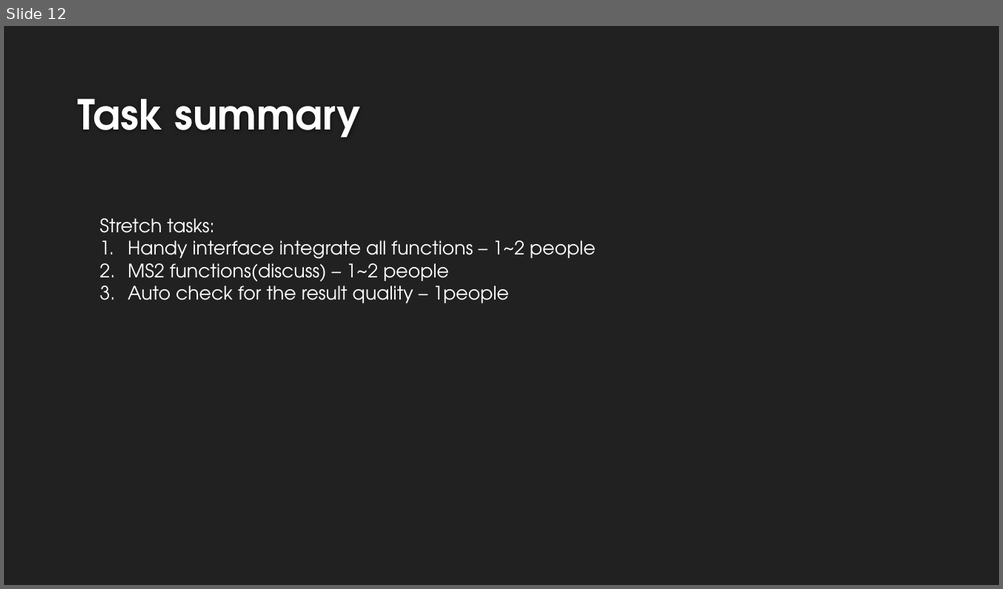
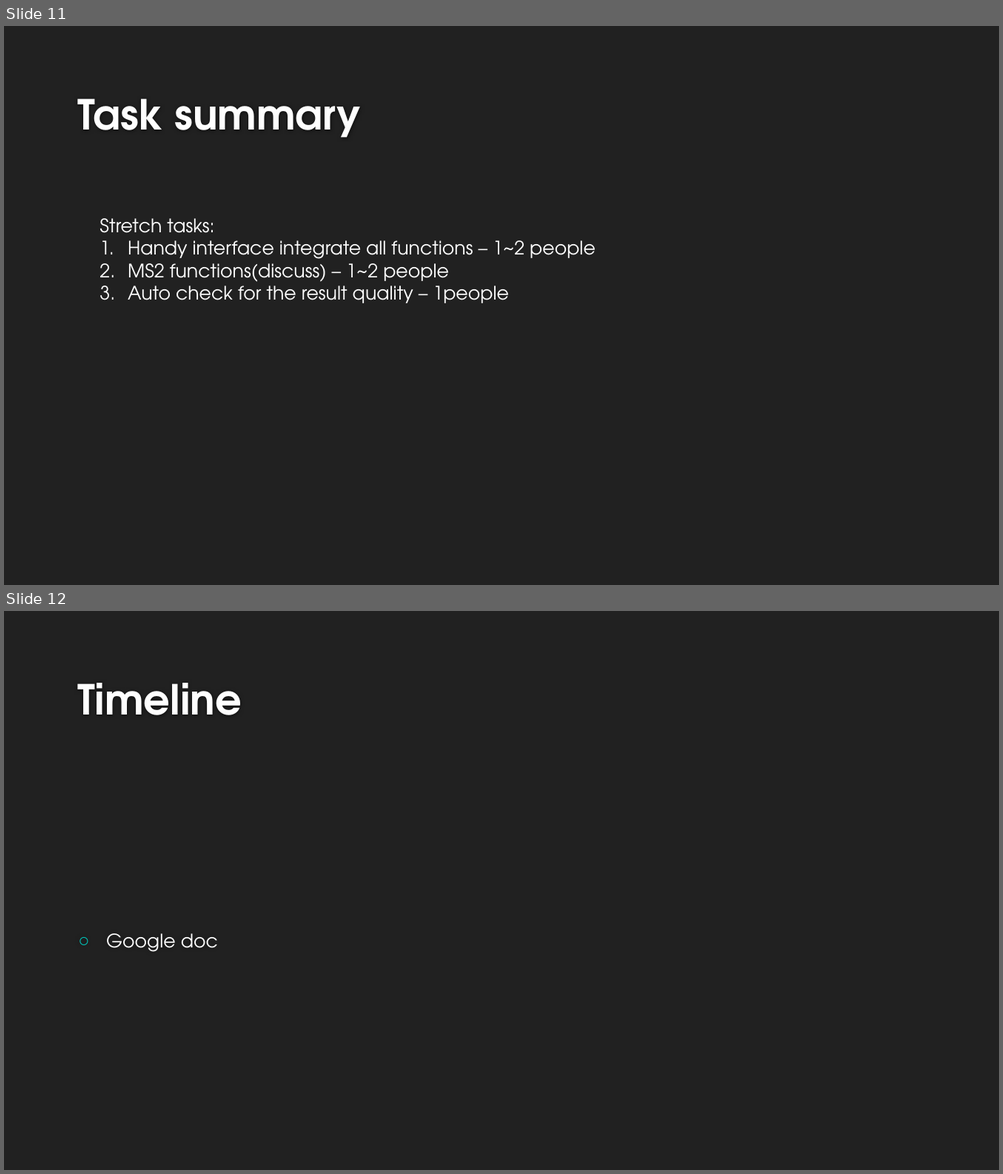
Before and after one commit to XiminHu/mass-suite, a slide deck: doc/20200327 Capstone HRMS.pptx. Shown one above the other, each under a label of ours: slide 12 before the commit, slides 11 and 12 after it. The pictures are 1003x589 and 1003x1174 pixels, drawn with LibreOffice and Linux fonts; fonts in the diff are those of the drawing; background and template pictures are left out. Boxes give left, top, right and bottom in pixels: in the first picture for what was removed or moved away, otherwise in the second. Text is boxed around its words. In the diff, an @@ line names an element or a change of style, - is before the commit and + after.

```diff
--- a/doc/20200327 Capstone HRMS.pptx
+++ b/doc/20200327 Capstone HRMS.pptx
@@ slide 12 added at (x1=4, y1=611, x2=999, y2=1170), background #212121 @@
@@ title added at (x1=77, y1=683, x2=242, y2=715), 40 pt, text #FEFEFE, bold @@
+Timeline
@@ text added at (x1=106, y1=934, x2=218, y2=952), 18 pt, text #FFFFFF @@
+○ Google doc
@@ what was slide 12 is now slide 11 @@
```
Also in this commit, not shown: 2 slides changed, 1 other file.
